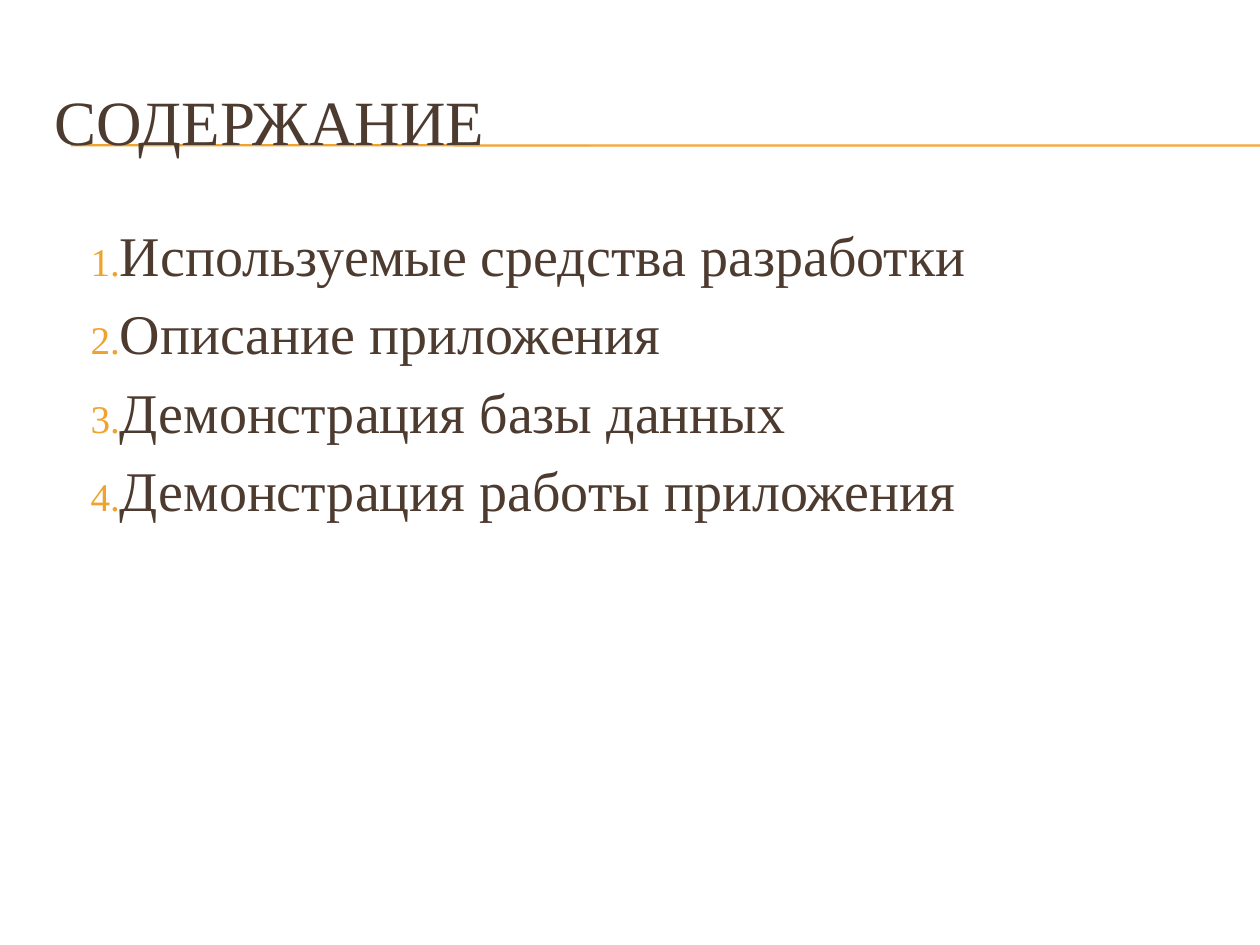
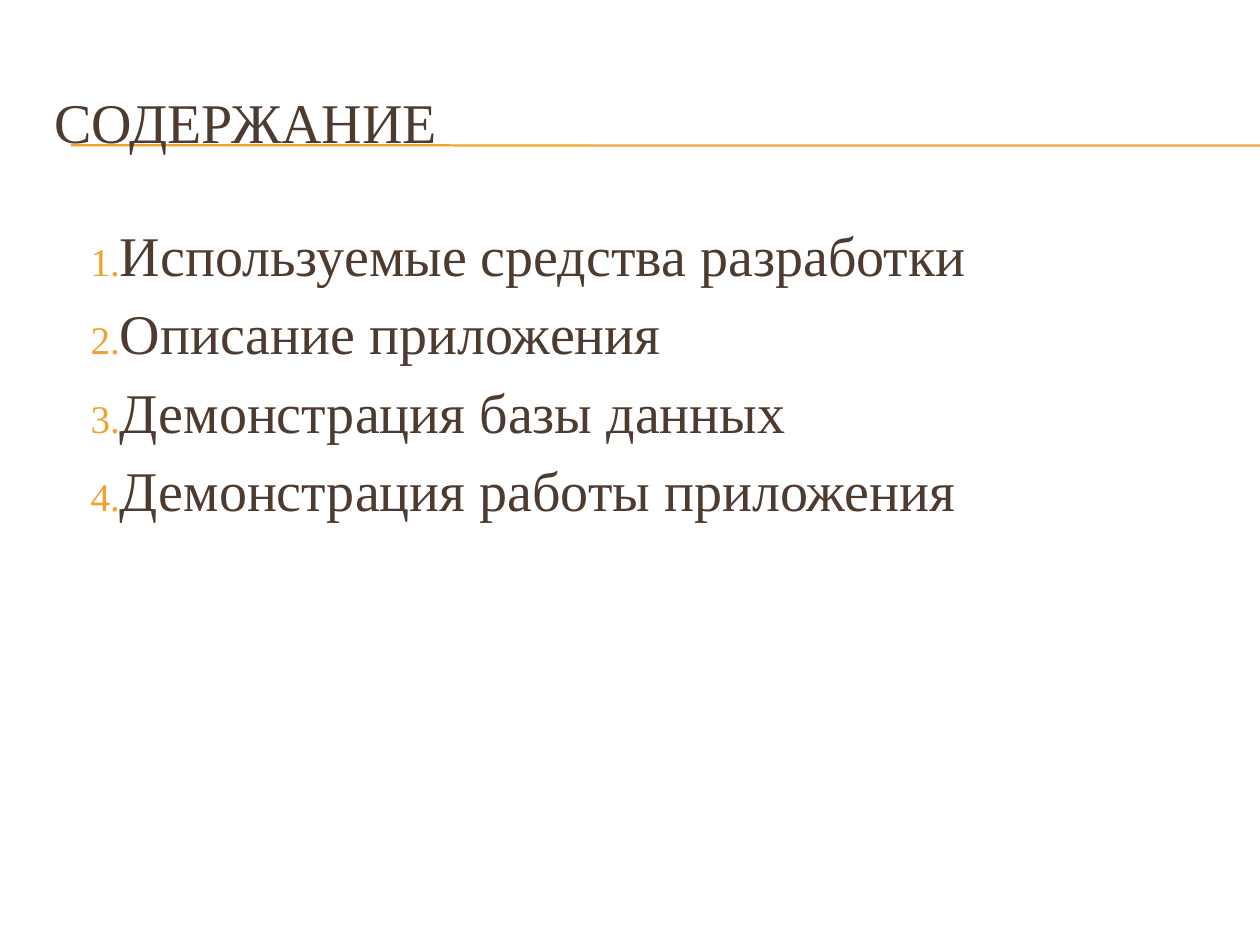
Before and after one commit to Krak12/Abilympics4, a slide deck: slide 2 of Abilympics4.pptx. Drawn at 1260x945 pixels with LibreOffice and Linux fonts; fonts in the diff are those of the drawing; background and template pictures are left out. Boxes give left, top, right and bottom in pixels: in the first picture for what was removed or moved away, otherwise in the second. Text is boxed around its words. In the diff, an @@ line names an element or a change of style, - is before the commit and + after.

```diff
--- a/Abilympics4.pptx
+++ b/Abilympics4.pptx
@@ title "СОДЕРЖАНИЕ" at (x1=54, y1=106, x2=436, y2=153): size 36 to 32 pt @@
```
Also in this commit, not shown: 1 other slide changed, 13 slides added, 13 slides removed.
